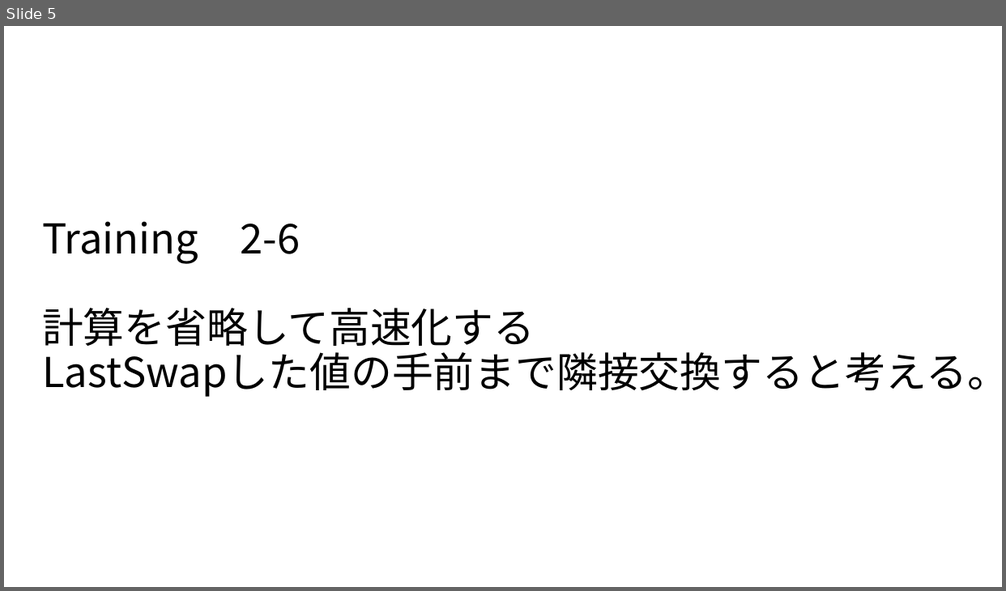
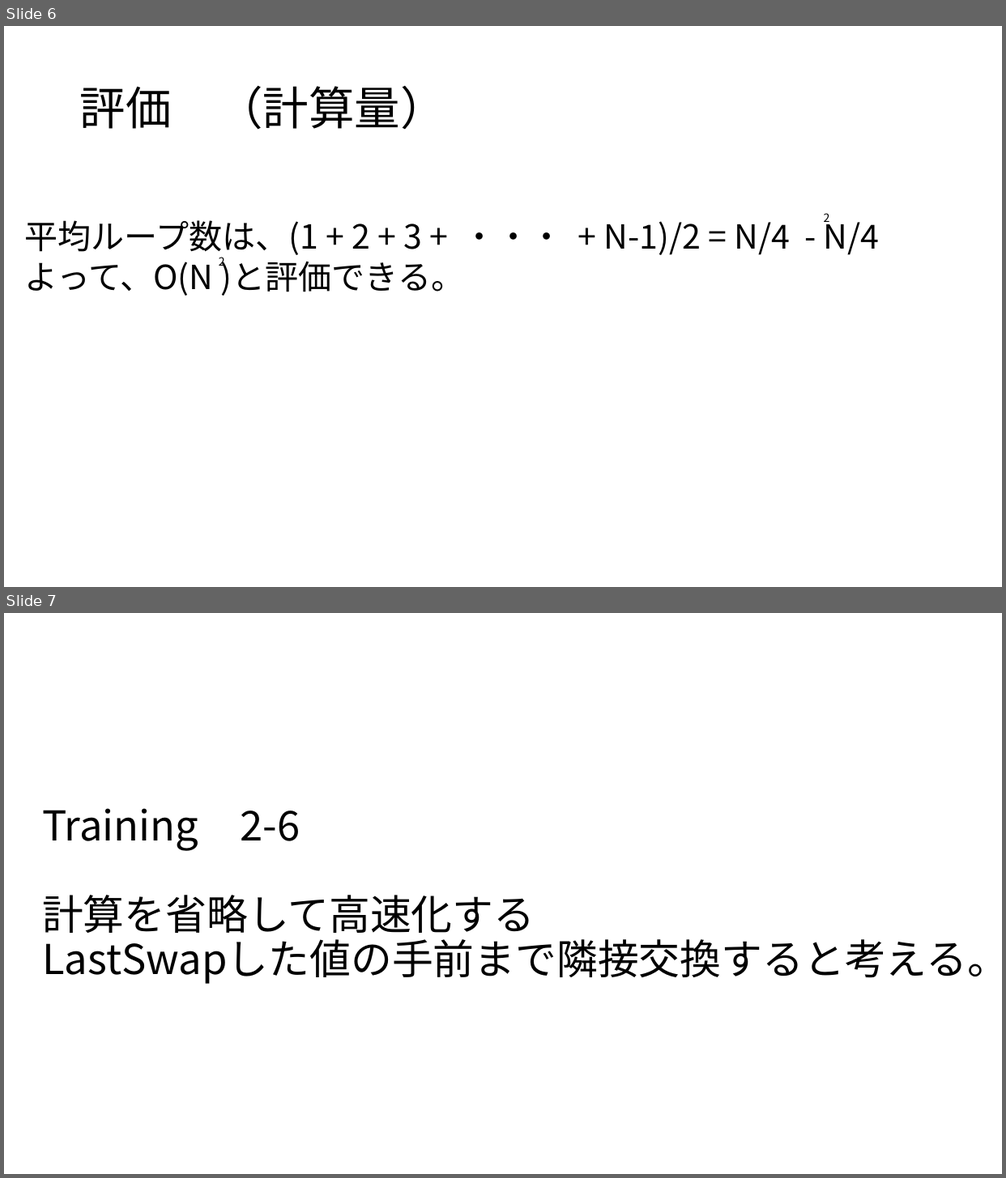
Before and after one commit to masakage/algorithm, a slide deck: docs/第12回挿入法による整列・再起処理.pptx. Shown one above the other, each under a label of ours: slide 5 before the commit, slides 6 and 7 after it. The pictures are 1006x591 and 1006x1178 pixels, drawn with LibreOffice and Linux fonts; fonts in the diff are those of the drawing. Boxes give left, top, right and bottom in pixels: in the first picture for what was removed or moved away, otherwise in the second. Text is boxed around its words. In the diff, an @@ line names an element or a change of style, - is before the commit and + after.

```diff
--- a/docs/第12回挿入法による整列・再起処理.pptx
+++ b/docs/第12回挿入法による整列・再起処理.pptx
@@ slide 6 added at (4,26,1002,587), background #FFFFFF @@
@@ title added at (80,86,445,130), 44 pt, text #000000 @@
+評価 （計算量）
@@ text added at (24,215,880,296), 32 pt, text #000000 @@
+平均ループ数は、(1 + 2 + 3 + ・・・ + N-1)/2 = N/4 - N/4
+よって、O(N )と評価できる。
@@ text added at (824,213,830,225), 11 pt, text #000000 @@
+2
@@ text added at (219,257,225,269), 11 pt, text #000000 @@
+2
@@ what was slide 5 is now slide 7 @@
```
Also in this commit, not shown: 1 slide changed, 3 other slides added.
